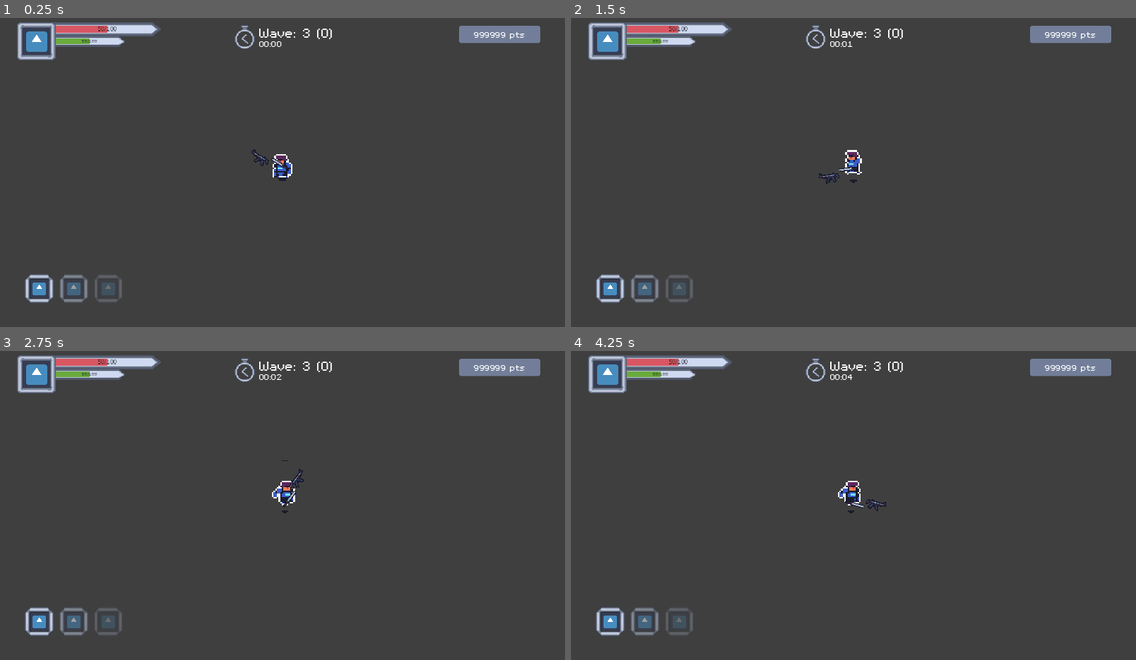
Above: before the commit, frames 1-4 (two rows, left to right).
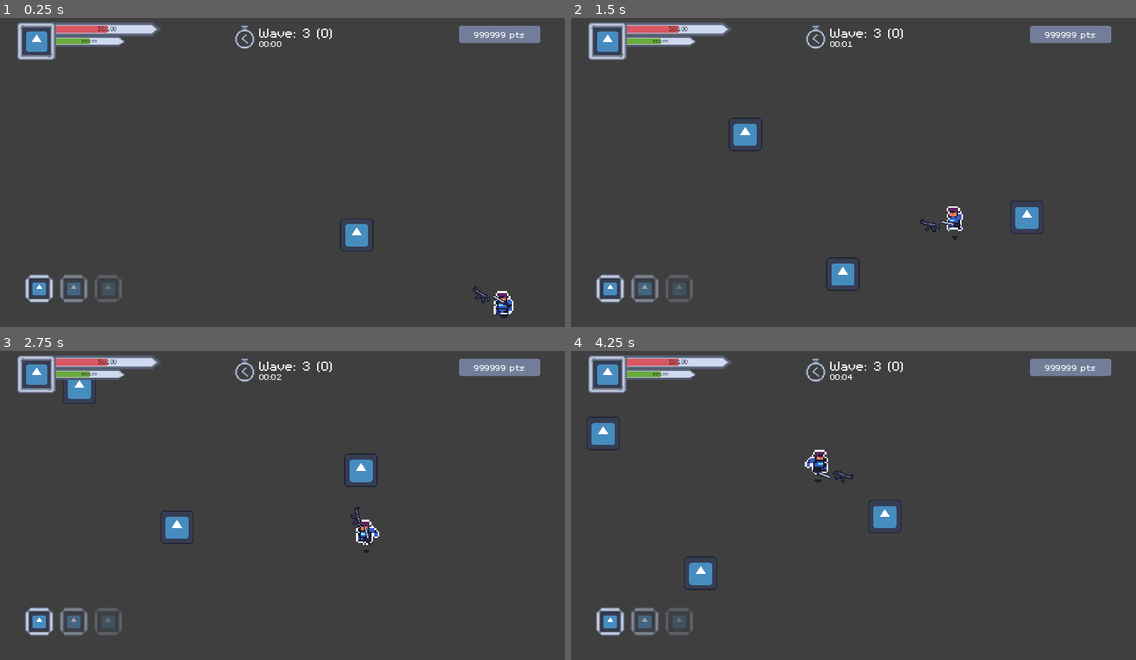
Above: after the commit, the same moments.

Repository: theneoxs/jam_game
Game: Godot game, scene res://Scenes/game.tscn
The game is run twice, just before and just after one commit, with the same random seed, the same clock (stepped at 60 frames per second) and the same inputs. This scene is started directly instead of the project's main scene. The engine's default icon, where the game draws it, is replaced by a stand-in: a white triangle on a blue panel in a dark square.
Inputs (mouse positions are in pixels of both pictures, inside the frame that each line leads up to):
- Up to frame 1 (0.25 s): no input
- Up to frame 2 (1.5 s): tap Enter (ui_accept) at 0.5, 0.77 s; move the mouse to (977, 150) at 0.52 s; hold Right (ui_right) 0.53-1.28 s; move the mouse to (740, 184) at 1.27 s; hold Down (ui_down) from 1.28 s (still down)
- Up to frame 3 (2.75 s): tap Enter (ui_accept) at 1.52 s; move the mouse to (339, 431) at 2.02 s; release Down (ui_down) at 2.03 s; hold Right (ui_right) from 2.03 s (still down)
- Up to frame 4 (4.25 s): move the mouse to (825, 564) at 2.77 s; release Right (ui_right) at 2.78 s; hold Up (ui_up) 2.78-3.53 s; tap Enter (ui_accept) at 3.02, 3.77 s; move the mouse to (1023, 548) at 3.52 s; hold Left (ui_left) from 3.53 s (still down)

The runs differ from the first frame. In frame 1, 1.0% of the frame differs, in the area x 44-91%, y 42-98%; in frame 2, 1.7%; in frame 3, 1.6%; in frame 4, 1.7%, in the area x 2-59%, y 21-78%.
Error in both runs: Invalid access to property or key 'player_identifier' on a base object of type 'Nil'. (res://net.gd:80)

Commit message:
Commit bullet

Diff:
--- a/Player/bullet.tscn
+++ b/Player/bullet.tscn
@@ -1,6 +1,6 @@
 [gd_scene load_steps=6 format=3 uid="uid://kwl3vnwltn5d"]
 
-[ext_resource type="Script" path="res://Bullet.gd" id="1_n7vdn"]
+[ext_resource type="Script" path="res://Player/Bullet.gd" id="1_n7vdn"]
 [ext_resource type="Texture2D" uid="uid://cskpnnu1ekcyp" path="res://Res/sprites.png" id="2_c63g3"]
 
 [sub_resource type="Animation" id="Animation_8yno3"]
--- a/Scenes/game.tscn
+++ b/Scenes/game.tscn
@@ -309,7 +309,22 @@
 
 [node name="Camera2D" type="Camera2D" parent="."]
 position_smoothing_enabled = true
-position_smoothing_speed = 25.0
+position_smoothing_speed = 1.0
 
 [node name="Player" parent="." instance=ExtResource("15_i1y8m")]
 position = Vector2(645, 400)
+
+[node name="Icon" type="Sprite2D" parent="."]
+position = Vector2(950, 428)
+scale = Vector2(0.59375, 0.59375)
+texture = ExtResource("7_ockte")
+
+[node name="Icon2" type="Sprite2D" parent="."]
+position = Vector2(312, 240)
+scale = Vector2(0.59375, 0.59375)
+texture = ExtResource("7_ockte")
+
+[node name="Icon3" type="Sprite2D" parent="."]
+position = Vector2(533, 557)
+scale = Vector2(0.59375, 0.59375)
+texture = ExtResource("7_ockte")
Renamed: Bullet.gd -> Player/Bullet.gd
